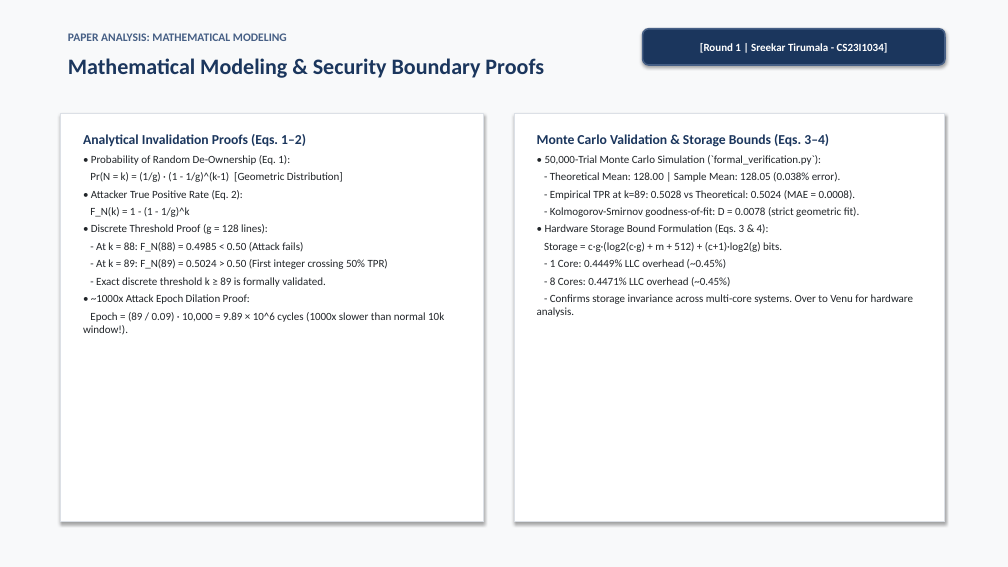
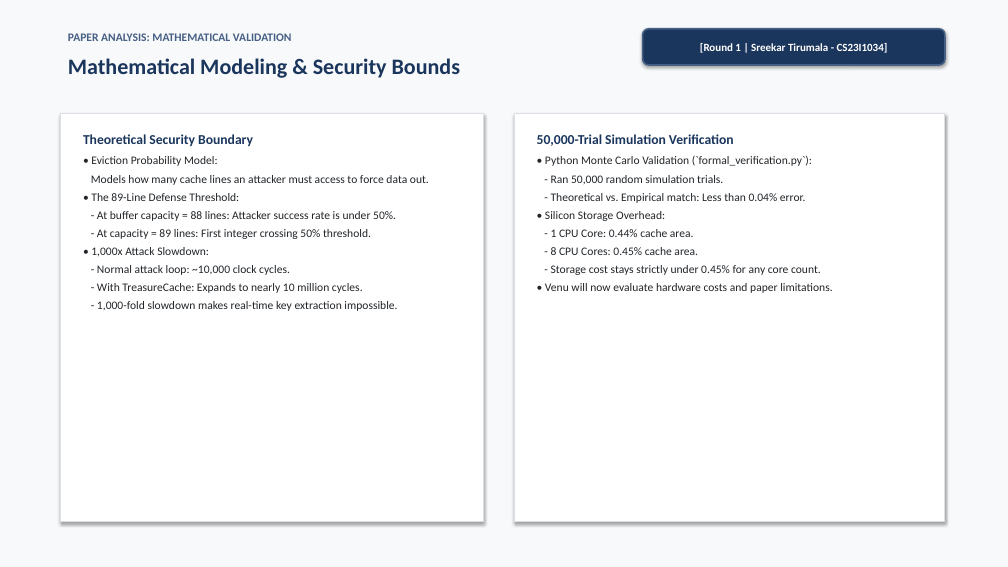
Before and after one commit to Sripadh16/IS-project, a slide deck: slide 7 of TreasureCache_Presentation.pptx. Drawn at 1008x567 pixels with LibreOffice and Linux fonts; fonts in the diff are those of the drawing. Boxes give left, top, right and bottom in pixels: in the first picture for what was removed or moved away, otherwise in the second. Text is boxed around its words. In the diff, an @@ line names an element or a change of style, - is before the commit and + after.

```diff
--- a/TreasureCache_Presentation.pptx
+++ b/TreasureCache_Presentation.pptx
@@ text at (68,33,292,41): text changed @@
-PAPER ANALYSIS: MATHEMATICAL MODELING
+PAPER ANALYSIS: MATHEMATICAL VALIDATION
@@ text at (68,58,460,78): text changed @@
-Mathematical Modeling & Security Boundary Proofs
+Mathematical Modeling & Security Bounds
@@ text at (83,134,429,311): text changed; size 10.5 to 11 pt @@
-Analytical Invalidation Proofs (Eqs. 1–2)
-• Probability of Random De-Ownership (Eq. 1):
-Pr(N = k) = (1/g) · (1 - 1/g)^(k-1) [Geometric Distribution]
-• Attacker True Positive Rate (Eq. 2):
-F_N(k) = 1 - (1 - 1/g)^k
-• Discrete Threshold Proof (g = 128 lines):
-- At k = 88: F_N(88) = 0.4985 < 0.50 (Attack fails)
-- At k = 89: F_N(89) = 0.5024 > 0.50 (First integer crossing 50% TPR)
-- Exact discrete threshold k ≥ 89 is formally validated.
-• ~1000x Attack Epoch Dilation Proof:
-Epoch = (89 / 0.09) · 10,000 = 9.89 × 10^6 cycles (1000x slower than normal 10k window!).
+Theoretical Security Boundary
+• Eviction Probability Model:
+Models how many cache lines an attacker must access to force data out.
+• The 89-Line Defense Threshold:
+- At buffer capacity = 88 lines: Attacker success rate is under 50%.
+- At capacity = 89 lines: First integer crossing 50% threshold.
+• 1,000x Attack Slowdown:
+- Normal attack loop: ~10,000 clock cycles.
+- With TreasureCache: Expands to nearly 10 million cycles.
+- 1,000-fold slowdown makes real-time key extraction impossible.
@@ text at (537,134,832,293): text changed; size 10.5 to 11 pt @@
-Monte Carlo Validation & Storage Bounds (Eqs. 3–4)
-• 50,000-Trial Monte Carlo Simulation (`formal_verification.py`):
-- Theoretical Mean: 128.00 | Sample Mean: 128.05 (0.038% error).
-- Empirical TPR at k=89: 0.5028 vs Theoretical: 0.5024 (MAE = 0.0008).
-- Kolmogorov-Smirnov goodness-of-fit: D = 0.0078 (strict geometric fit).
-• Hardware Storage Bound Formulation (Eqs. 3 & 4):
-Storage = c·g·(log2(c·g) + m + 512) + (c+1)·log2(g) bits.
-- 1 Core: 0.4449% LLC overhead (~0.45%)
-- 8 Cores: 0.4471% LLC overhead (~0.45%)
-- Confirms storage invariance across multi-core systems. Over to Venu for hardware analysis.
+50,000-Trial Simulation Verification
+• Python Monte Carlo Validation (`formal_verification.py`):
+- Ran 50,000 random simulation trials.
+- Theoretical vs. Empirical match: Less than 0.04% error.
+• Silicon Storage Overhead:
+- 1 CPU Core: 0.44% cache area.
+- 8 CPU Cores: 0.45% cache area.
+- Storage cost stays strictly under 0.45% for any core count.
+• Venu will now evaluate hardware costs and paper limitations.
```
Also in this commit, not shown: 19 other slides changed, 5 other files.
